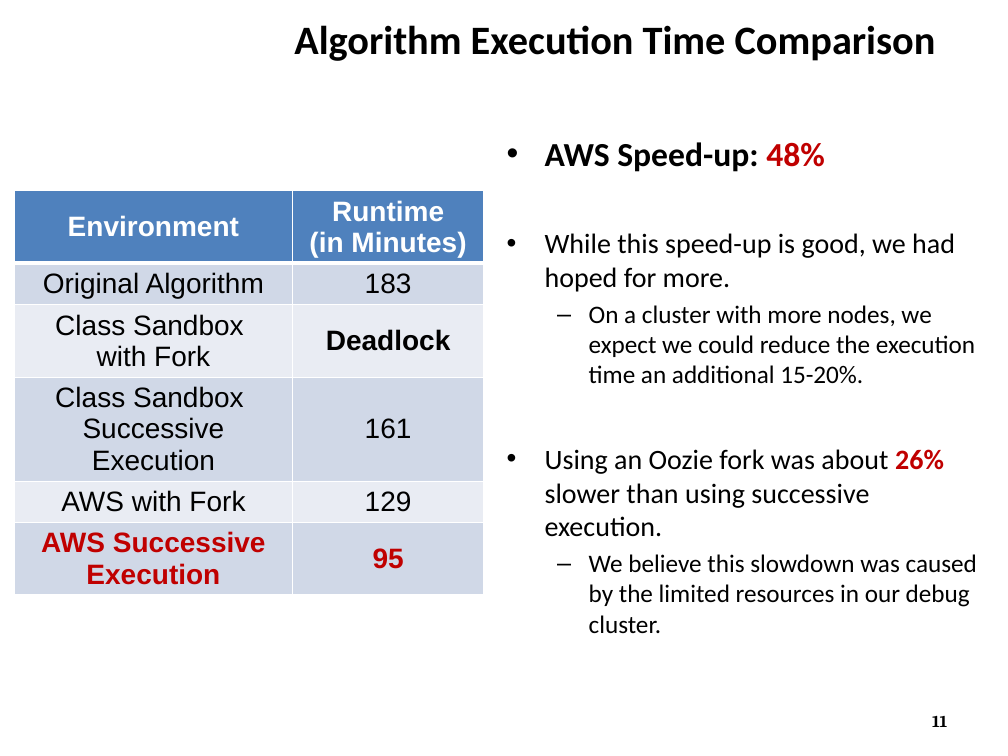
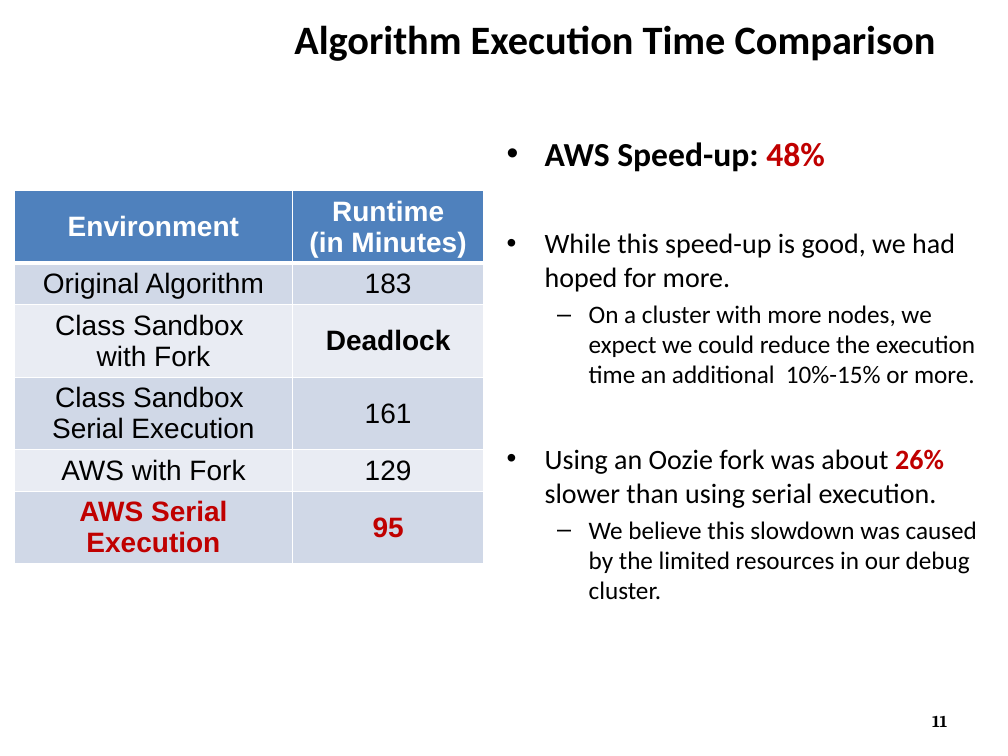
Before and after one commit to ZaydH/CS286_Project, a slide deck: slide 11 of Presentation/CS286 - Ensemble Classifier on AWS.pptx. Drawn at 1008x756 pixels with LibreOffice and Linux fonts; fonts in the diff are those of the drawing; background and template pictures are left out. Boxes give left, top, right and bottom in pixels: in the first picture for what was removed or moved away, otherwise in the second. Text is boxed around its words. In the diff, an @@ line names an element or a change of style, - is before the commit and + after.

Commit message:
Fixing the CS286 presentation graphics that was calling the NB steps in the oozie flow as "Ensemble."  Also changing successive execution to serial execution.

```diff
--- a/Presentation/CS286 - Ensemble Classifier on AWS.pptx
+++ b/Presentation/CS286 - Ensemble Classifier on AWS.pptx
@@ table at box(15, 191, 484, 557) @@
-row 4, column 1: Class Sandbox / Successive Execution
+row 4, column 1: Class Sandbox / Serial Execution
-row 6, column 1: AWS Successive Execution
+row 6, column 1: AWS Serial Execution
@@ text at box(545, 305, 975, 508): text changed @@
-  – On a cluster with more nodes, we expect we could reduce the execution time an additional 15-20%.
-• Using an Oozie fork was about 26% slower than using successive execution.
+  – On a cluster with more nodes, we expect we could reduce the execution time an additional 10%-15% or more.
+• Using an Oozie fork was about 26% slower than using serial execution.
```
Also in this commit, not shown: 4 other slides changed, 1 other file.
